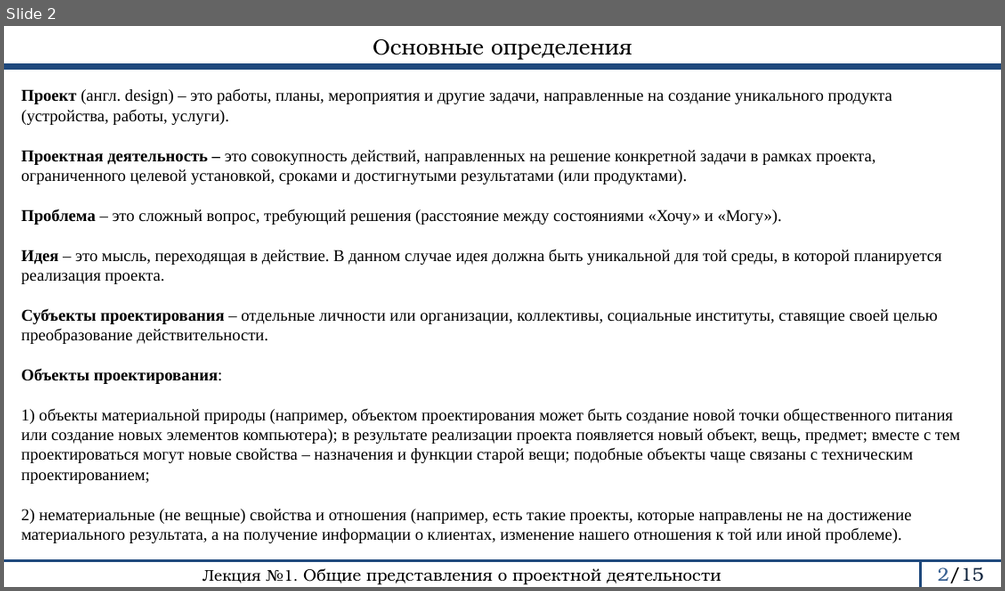
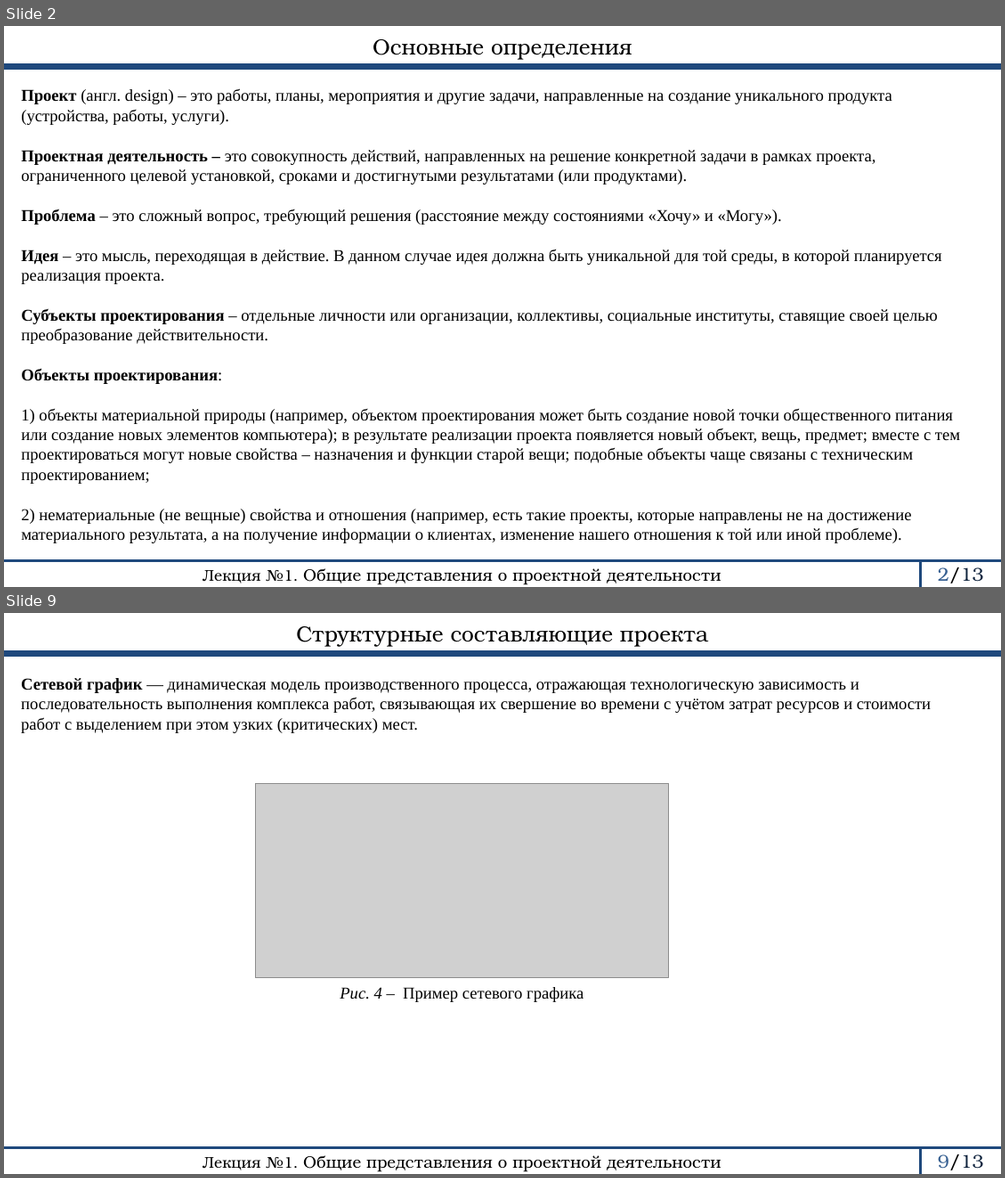
Before and after one commit to rustam-mansurov/cats, a slide deck: Лекции/ОПД/ОПД_2024_МансуровРР/Лекции/ОПД 1 лекция.pptx. Shown one above the other, each under a label of ours: slide 2 before the commit, slides 2 and 9 after it; the slides between them are not shown. The pictures are 1005x591 and 1005x1178 pixels, drawn with LibreOffice and Linux fonts; fonts in the diff are those of the drawing; grey boxes stand for pictures. Boxes give left, top, right and bottom in pixels: in the first picture for what was removed or moved away, otherwise in the second. Text is boxed around its words. In the diff, an @@ line names an element or a change of style, - is before the commit and + after.

```diff
--- a/Лекции/ОПД/ОПД_2024_МансуровРР/Лекции/ОПД 1 лекция.pptx
+++ b/Лекции/ОПД/ОПД_2024_МансуровРР/Лекции/ОПД 1 лекция.pptx
@@ slide 9 added at [4,613,1001,1174], background #FFFFFF @@
@@ text added at [296,626,708,647], 21 pt, text #000000 @@
+Структурные составляющие проекта
@@ line added from (4, 653) to (1001, 653), #1F497D 6 pt @@
@@ text added at [21,678,930,733], 16 pt, text #000000 @@
+Сетевой график — динамическая модель производственного процесса, отражающая технологическую зависимость и последовательность выполнения комплекса работ, связывающая их свершение во времени с учётом затрат ресурсов и стоимости работ с выделением при этом узких (критических) мест.
@@ picture added at [255,784,669,977] @@
@@ text added at [340,987,583,1002], 16 pt, text #000000 @@
+Рис. 4 – Пример сетевого графика
@@ line added from (4, 1148) to (1001, 1148), #1F497D 2.25 pt @@
@@ text added at [202,1155,721,1172], 16 pt, text #000000 @@
+Лекция №1. Общие представления о проектной деятельности
@@ line added from (921, 1174) to (921, 1148), #1F497D 2.25 pt @@
@@ page number added at [938,1154,984,1170], 18 pt, text #0F243E @@
+9/13
@@ page number at [938,567,984,583]: text changed @@
-2/15
+2/13
```
Also in this commit, not shown: 7 slides changed, 3 other slides added, 7 slides removed, 6 other files.
